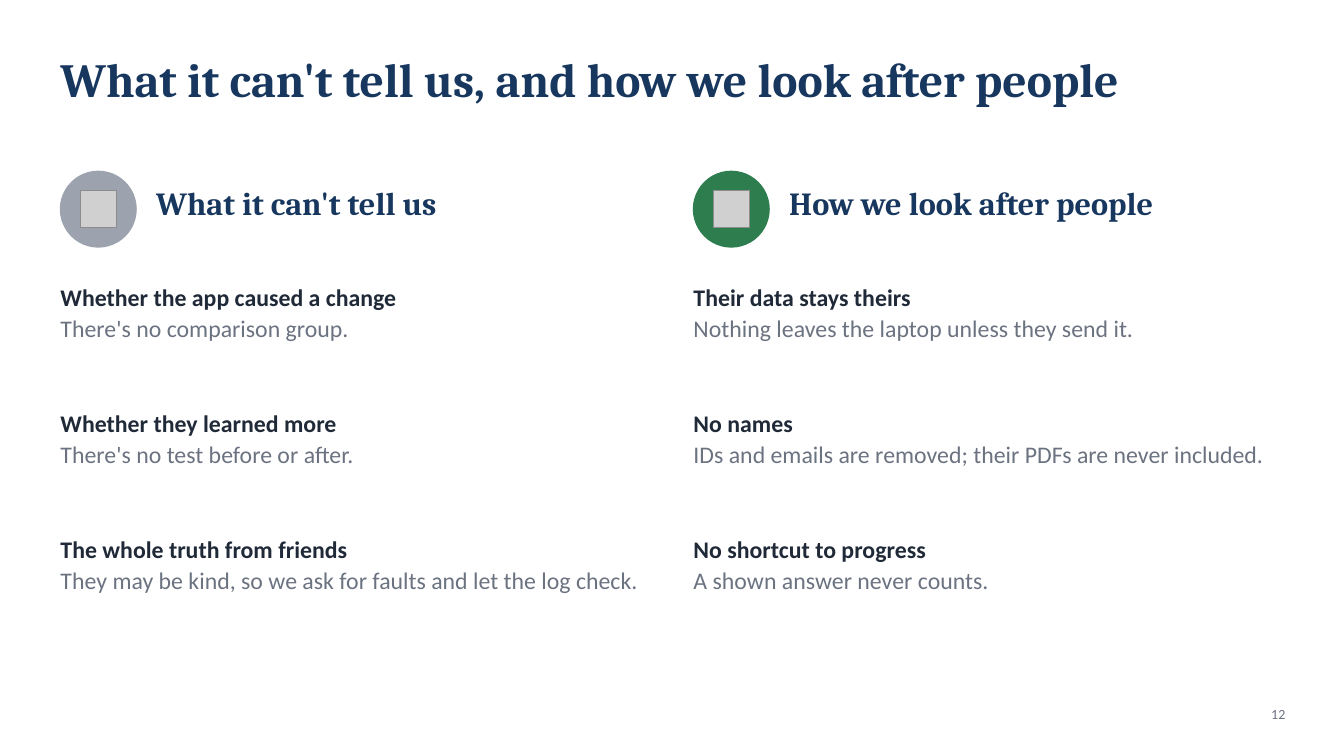
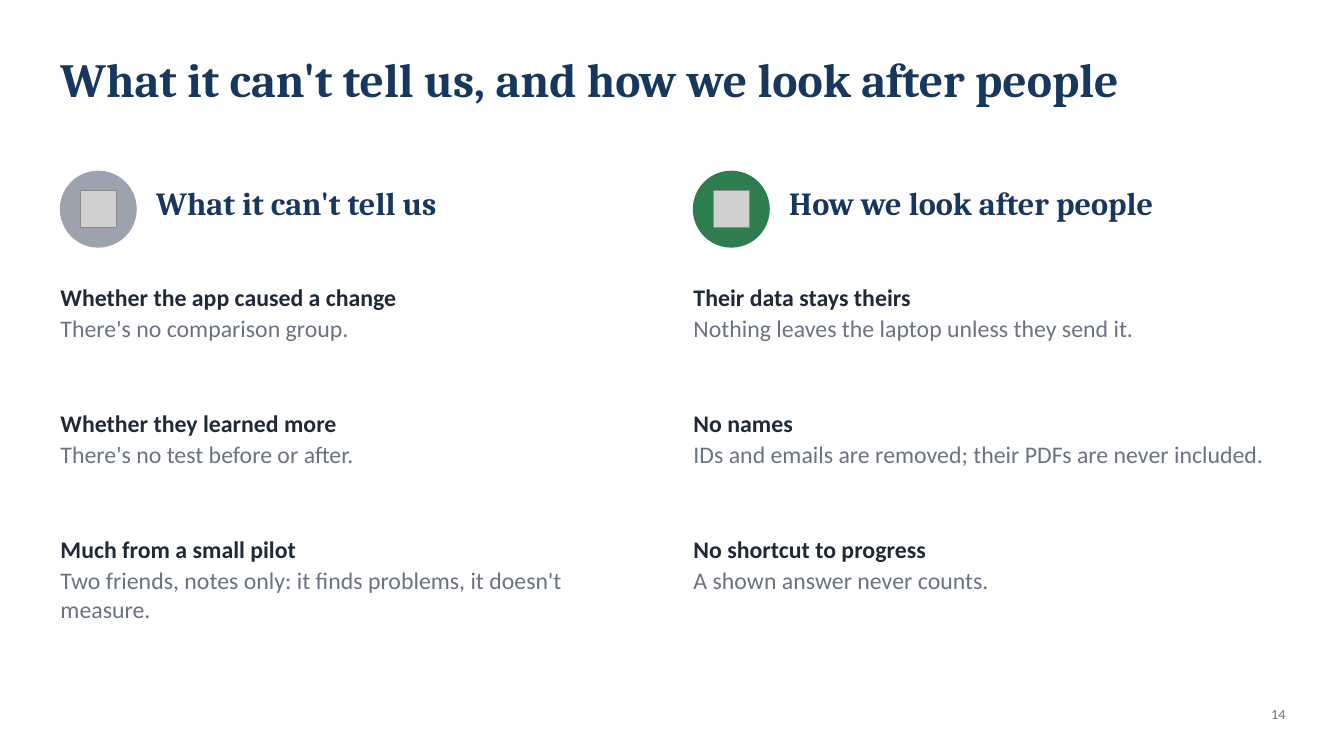
Before and after one commit to lucasisnotcool/ChatterED, a slide deck: slide 14 of docs/group/final-presentation/UserStudy_Lucas.pptx (slide 12 before the commit). Drawn at 1344x756 pixels with LibreOffice and Linux fonts; fonts in the diff are those of the drawing; grey boxes stand for pictures. Boxes give left, top, right and bottom in pixels: in the first picture for what was removed or moved away, otherwise in the second. Text is boxed around its words. In the diff, an @@ line names an element or a change of style, - is before the commit and + after.

```diff
--- a/docs/group/final-presentation/UserStudy_Lucas.pptx
+++ b/docs/group/final-presentation/UserStudy_Lucas.pptx
@@ text at (60, 541, 561, 618): text changed @@
-The whole truth from friends
-They may be kind, so we ask for faults and let the log check.
+Much from a small pilot
+Two friends, notes only: it finds problems, it doesn't measure.
@@ page number at (1271, 710, 1285, 719): text changed @@
-12
+14
```
Also in this commit, not shown: 10 other slides changed, 3 slides added, 1 slide removed, 1 other file.
